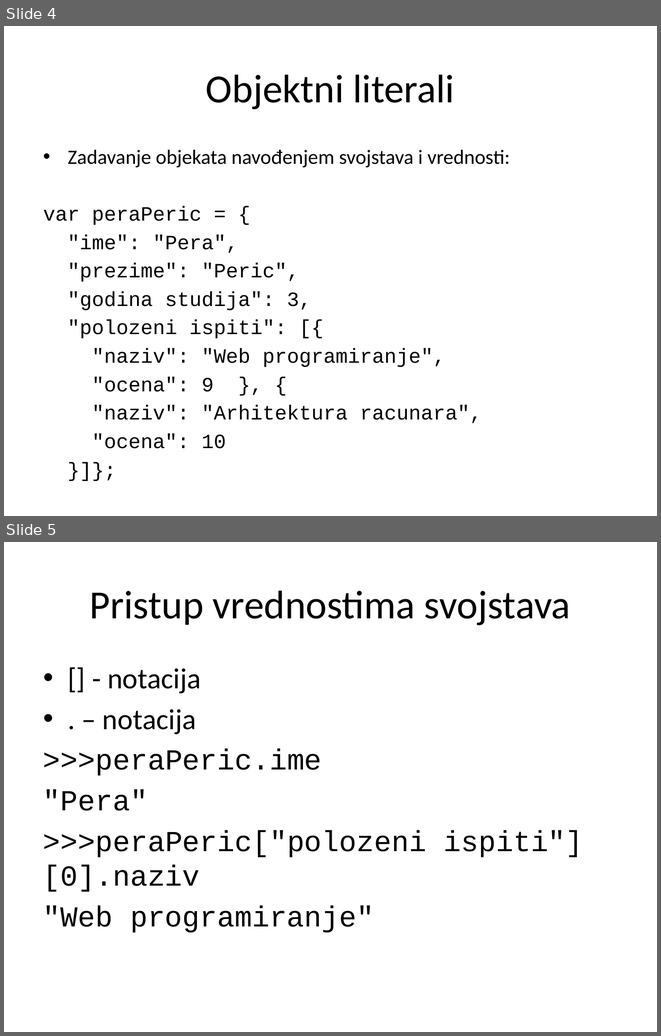
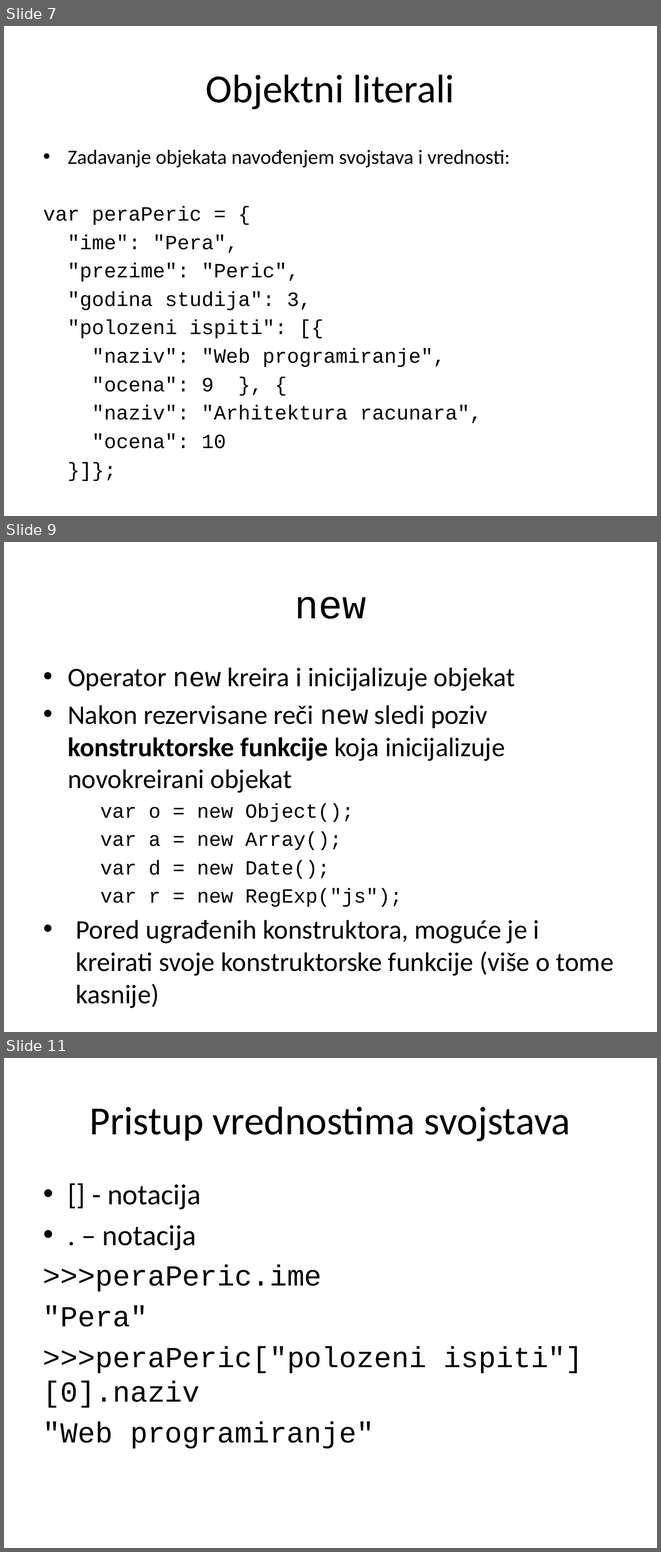
Before and after one commit to StefanAndjelic/2016, a slide deck: JavaScript/01_Objekti/JavaScript_01_Objekti.pptx. Shown one above the other, each under a label of ours: slides 4 and 5 before the commit, slides 7, 9 and 11 after it; the slides between them are not shown. The pictures are 661x1036 and 661x1552 pixels, drawn with LibreOffice and Linux fonts; fonts in the diff are those of the drawing. Boxes give left, top, right and bottom in pixels: in the first picture for what was removed or moved away, otherwise in the second. Text is boxed around its words. In the diff, an @@ line names an element or a change of style, - is before the commit and + after.

```diff
--- a/JavaScript/01_Objekti/JavaScript_01_Objekti.pptx
+++ b/JavaScript/01_Objekti/JavaScript_01_Objekti.pptx
@@ slide 9 added at (4, 542, 657, 1032), background #FFFFFF @@
@@ title added at (294, 597, 367, 619), 44 pt, text #000000 @@
+new
@@ text added at (68, 668, 614, 976), 29.6 pt, text #000000 @@
+• Operator new kreira i inicijalizuje objekat
+• Nakon rezervisane reči new sledi poziv konstruktorske funkcije koja inicijalizuje novokreirani objekat
+    var o = new Object();
+    var a = new Array();
+    var d = new Date();
+    var r = new RegExp("js");
+• Pored ugrađenih konstruktora, moguće je i kreirati svoje konstruktorske funkcije (više o tome kasnije)
@@ what was slide 4 is now slide 7 @@
@@ what was slide 5 is now slide 11 @@
```
Also in this commit, not shown: 5 slides changed, 24 other slides added, 1 slide removed, 2 other files.
